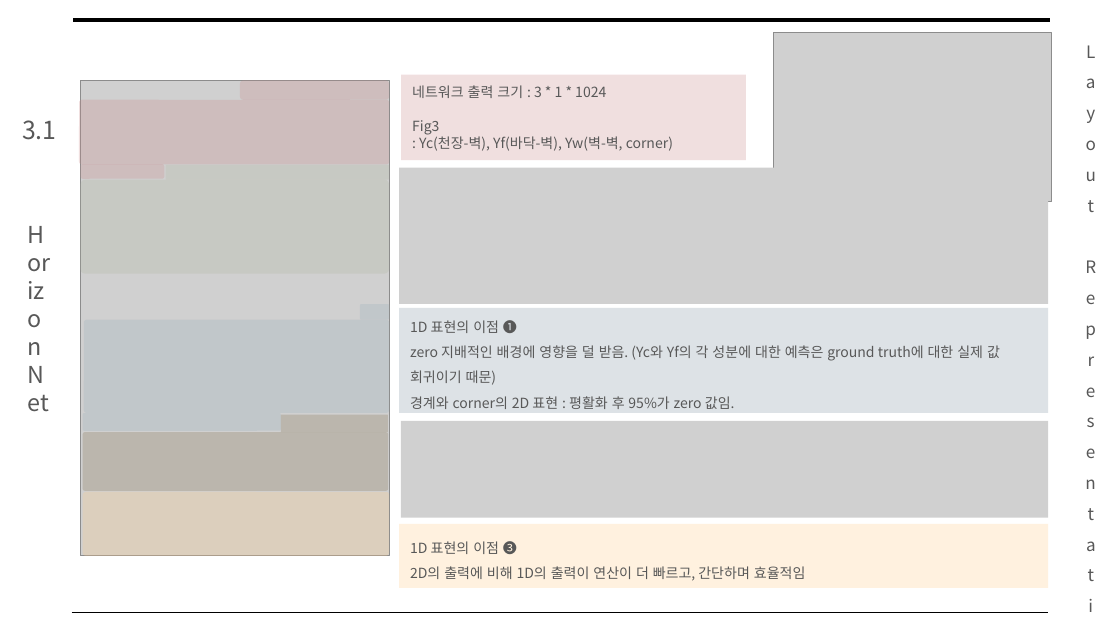
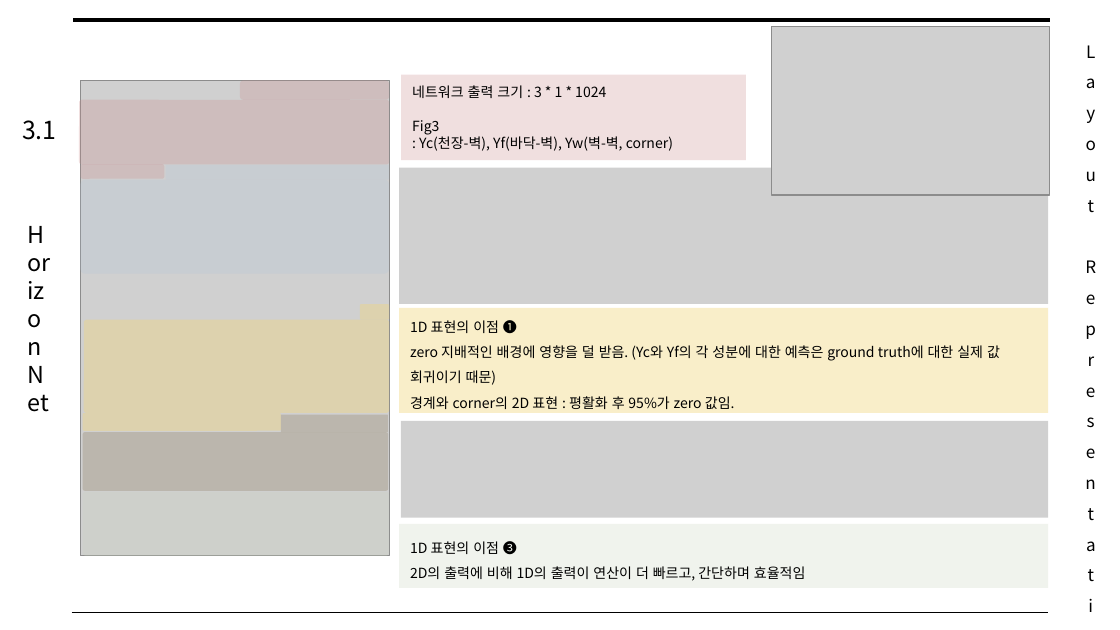
Before and after one commit to arittung/3D_Room_Layout_estimation, a slide deck: slide 4 of 관련 자료/HorizonNet 논문 해석.pptx. Drawn at 1120x630 pixels with LibreOffice and Linux fonts; fonts in the diff are those of the drawing; grey boxes stand for pictures. Boxes give left, top, right and bottom in pixels: in the first picture for what was removed or moved away, otherwise in the second. Text is boxed around its words. In the diff, an @@ line names an element or a change of style, - is before the commit and + after.

```diff
--- a/관련 자료/HorizonNet 논문 해석.pptx
+++ b/관련 자료/HorizonNet 논문 해석.pptx
@@ picture: place and size @@
-picture at <box>774,32,1052,202</box>
+picture at <box>772,26,1049,195</box>
@@ text colour #585858 to #000000 in 4 elements at <box>16,77,62,559</box>, <box>22,120,56,140</box>, <box>1062,15,1120,601</box>, <box>401,75,746,160</box> @@
@@ rounded rectangle at <box>81,179,390,273</box>: fill #B2B8A3 at 27% opacity to #B3C5DA at 27% opacity @@
@@ rounded rectangle at <box>166,165,389,179</box>: fill #B2B8A3 at 27% opacity to #B3C5DA at 27% opacity @@
@@ rectangle "1D 표현의 이점 ❶" at <box>399,308,1048,413</box>: text colour #585858 to #000000; fill #AEBCC4 at 42% opacity to #F1D77F at 42% opacity @@
@@ fill #AEBCC4 at 42% opacity to #F1D77F at 42% opacity in 3 elements at <box>84,319,390,412</box>, <box>360,305,389,320</box>, <box>83,413,281,431</box> @@
@@ rounded rectangle at <box>83,492,390,556</box>: fill #FFCD8C at 27% opacity to #C9D3BE at 27% opacity @@
@@ rectangle "1D 표현의 이점 ❸" at <box>399,524,1048,588</box>: text colour #585858 to #000000; fill #FFCD8C at 27% opacity to #C9D3BE at 27% opacity @@
```
Also in this commit, not shown: 6 other slides changed, 8 slides added, 1 other file.
